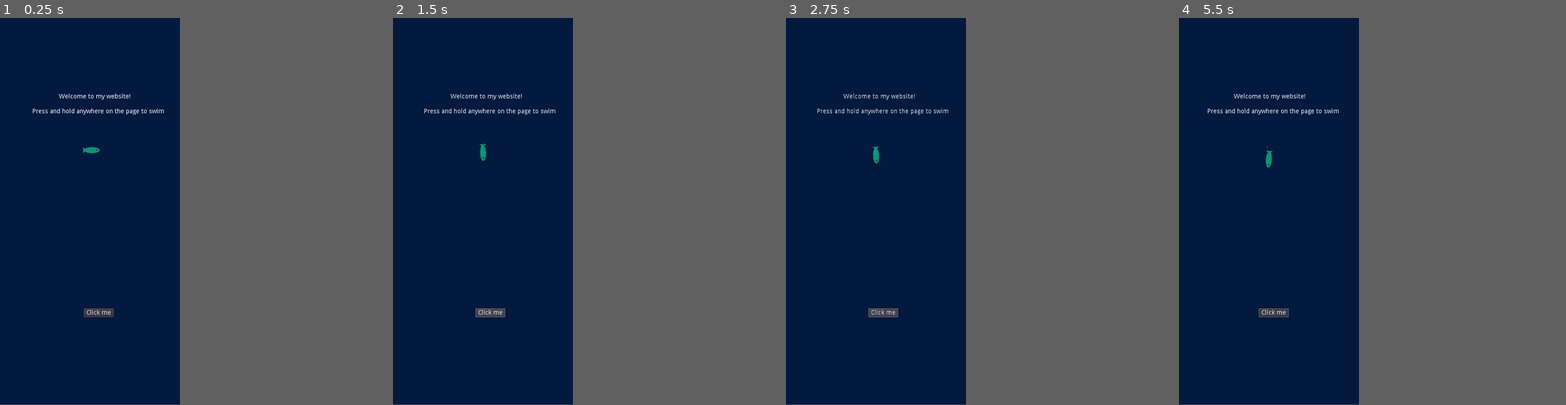
Above: before the commit, frames 1-4 (left to right).
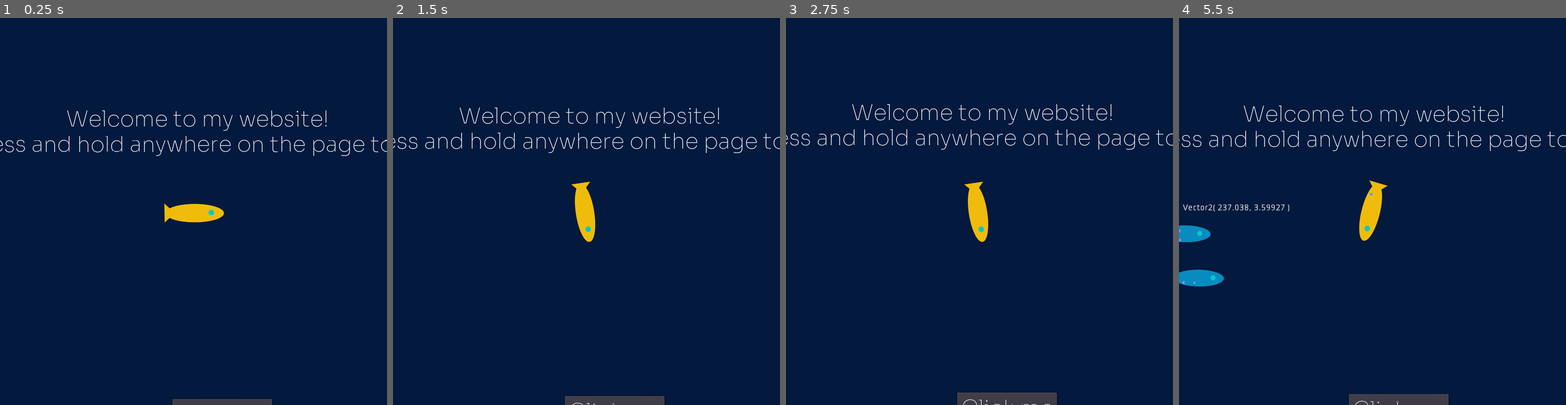
Above: after the commit, the same moments.

Repository: dchicchon/game_portfolio
Game: Godot game, scene res://Main.tscn
Two runs of this game, one before a commit and one after it. Both use one fixed random seed, a clock stepped at 60 frames per second and the inputs below.
Inputs (mouse positions are in pixels of both pictures, inside the frame that each line leads up to):
- Up to frame 1 (0.25 s): no input
- Up to frame 2 (1.5 s): click (493, 312) at 0.5 s, where only the run before the commit has a clickable "Click me"; click (489, 312) at 1.25 s, where only the run before the commit has a clickable "Click me"
- Up to frame 3 (2.75 s): click (882, 312) at 2 s, where only the run before the commit has a clickable "Click me"
- Up to frame 4 (5.5 s): move the mouse to (1306, 192) at 2.77 s; click (1306, 192) at 2.92 s; move the mouse to (1233, 230) at 3.52 s; click (1233, 230) at 3.67 s; move the mouse to (1287, 126) at 4.27 s; click (1287, 126) at 4.42 s; move the mouse to (1260, 288) at 5.02 s; click (1260, 288) at 5.17 s
In our replay, the window is 372x799 before the commit and 800x800 after it. These sizes can differ from the game's own. Grey fills any space a smaller window leaves; there, only what the larger window draws over its background counts as a difference.

The runs differ from the first frame. In frame 1, 2.7% of the frame differs, in the area x 0-100%, y 19-100%; in frame 2, 3.0%; in frame 3, 3.2%; in frame 4, 4.0%.
Error after the commit: Invalid set index 'text' (on base: 'null instance') with value of type 'String'. (res://Player.gd:13)

Commit message:
added schools of fish with direction, modularized fish scenes, currently working on school velocity and vector labeling for scenes

Diff:
--- a/portfolio_godot/Background.tscn
+++ b/portfolio_godot/Background.tscn
@@ -15,5 +15,5 @@
 
 [node name="Sprite" type="Sprite" parent="ParallaxBackground/ParallaxLayer"]
 position = Vector2( 512, 1248 )
-scale = Vector2( 2.06, 5.008 )
+scale = Vector2( 3.62, 8.80046 )
 texture = ExtResource( 1 )
--- /dev/null
+++ b/portfolio_godot/Fish.tscn
@@ -0,0 +1,91 @@
+[gd_scene load_steps=8 format=2]
+
+[ext_resource path="res://assets/eye.png" type="Texture" id=1]
+[ext_resource path="res://assets/tail.png" type="Texture" id=2]
+[ext_resource path="res://assets/body.png" type="Texture" id=3]
+
+[sub_resource type="Animation" id=1]
+length = 0.001
+tracks/0/type = "value"
+tracks/0/path = NodePath("Tail:rotation_degrees")
+tracks/0/interp = 1
+tracks/0/loop_wrap = true
+tracks/0/imported = false
+tracks/0/enabled = true
+tracks/0/keys = {
+"times": PoolRealArray( 0 ),
+"transitions": PoolRealArray( 1 ),
+"update": 0,
+"values": [ 2.0 ]
+}
+
+[sub_resource type="Animation" id=2]
+resource_name = "swim"
+loop = true
+tracks/0/type = "value"
+tracks/0/path = NodePath("Tail:rotation_degrees")
+tracks/0/interp = 1
+tracks/0/loop_wrap = true
+tracks/0/imported = false
+tracks/0/enabled = true
+tracks/0/keys = {
+"times": PoolRealArray( 0.3, 0.7, 1 ),
+"transitions": PoolRealArray( 1, 1, 1 ),
+"update": 0,
+"values": [ 5.0, -5.0, 0.0 ]
+}
+
+[sub_resource type="Shader" id=5]
+resource_name = "bubbles"
+code = "shader_type canvas_item;
+void fragment() {
+	 COLOR = texture(TEXTURE, UV); //read from texture
+	 COLOR = vec4(0.4, 0.6, 0.9, 1.0);
+}"
+
+[sub_resource type="ShaderMaterial" id=4]
+render_priority = 1
+shader = SubResource( 5 )
+
+[node name="Fish" type="Sprite"]
+position = Vector2( -1, 0 )
+scale = Vector2( 1, 0.993937 )
+offset = Vector2( -16, 0 )
+
+[node name="Body" type="Sprite" parent="."]
+position = Vector2( -15, 6.10869 )
+texture = ExtResource( 3 )
+
+[node name="Eye" type="Sprite" parent="."]
+modulate = Color( 0.0509804, 0.94902, 0.964706, 1 )
+position = Vector2( 304, -79 )
+texture = ExtResource( 1 )
+offset = Vector2( -328, 86 )
+
+[node name="Tail" type="Sprite" parent="."]
+position = Vector2( -78, 5.10869 )
+rotation = 0.0349066
+texture = ExtResource( 2 )
+offset = Vector2( 76, 2 )
+
+[node name="AnimationPlayer" type="AnimationPlayer" parent="Tail"]
+root_node = NodePath("../..")
+autoplay = "swim"
+playback_speed = 3.0
+anims/RESET = SubResource( 1 )
+anims/swim = SubResource( 2 )
+
+[node name="CPUParticles2D" type="CPUParticles2D" parent="."]
+material = SubResource( 4 )
+position = Vector2( -14, 3 )
+rotation = -1.5708
+scale = Vector2( 11.7024, -9.60349 )
+amount = 5
+lifetime = 2.0
+speed_scale = 1.75
+randomness = 0.53
+lifetime_randomness = 0.43
+emission_shape = 2
+emission_rect_extents = Vector2( 4, 1 )
+gravity = Vector2( 0, 30 )
+color = Color( 0.521569, 0.858824, 0.901961, 1 )
--- /dev/null
+++ b/portfolio_godot/KinematicBody2D.gd
@@ -0,0 +1,13 @@
+extends Node2D
+
+
+# Declare member variables here. Examples:
+# var a = 2
+# var b = "text"
+# Called when the node enters the scene tree for the first time.
+func _process():
+	global_rotation = 0
+
+# Called every frame. 'delta' is the elapsed time since the previous frame.
+#func _process(delta):
+#	pass
--- a/portfolio_godot/Link.gd
+++ b/portfolio_godot/Link.gd
@@ -1,10 +1,5 @@
 extends Control
 onready var button = get_node("Button")
-
-# Declare member variables here. Examples:
-# var a = 2
-# var b = "text"
-
 
 # Called when the node enters the scene tree for the first time.
 func _ready():
@@ -12,8 +7,7 @@
 	button.connect("pressed", self, "_button_pressed")
 
 func _button_pressed():
-	print("Hello world")
-	OS.shell_open("http://godotengine.org")
+	var _result = OS.shell_open("http://godotengine.org")
 # Called every frame. 'delta' is the elapsed time since the previous frame.
 #func _process(delta):
 #	pass
--- a/portfolio_godot/Main.gd
+++ b/portfolio_godot/Main.gd
@@ -1,15 +1,46 @@
 extends Node2D
 
+export(PackedScene) var school_scene
 
+var rng: RandomNumberGenerator = RandomNumberGenerator.new()
 var test = Vector2(1080.0, 1080.0)
+var MOBILE_SCALE = 1
+var DESKTOP_SCALE = 1.25
+
+func spawn_school():
+	var school = school_scene.instance()
+	var left_school_spawn_location = get_node("LeftSchoolPath/SchoolSpawnLocation")
+	var right_school_spawn_location = get_node("RightSchoolPath/SchoolSpawnLocation")
+	var side = rng.randi_range(0,1)
+	var velocity = Vector2(rand_range(225.0, 250.0), 0.0)
+	var direction = rand_range(-PI / 36, PI / 36)
+
+	if side == 0:
+		left_school_spawn_location.offset = randi()
+		school.position = left_school_spawn_location.position
+		direction += left_school_spawn_location.rotation
+
+	else:
+		right_school_spawn_location.offset = randi()
+		school.position = right_school_spawn_location.position
+		direction += right_school_spawn_location.rotation + PI
+
+	school.rotation = direction
+	school.set_linear_velocity(velocity.rotated(direction))
+	#school.linear_velocity = velocity.rotated(direction)
+	add_child(school)
+
+func _on_StartTimer_timeout():
+	spawn_school()
+
 
 func _ready():
+	randomize()
 	var viewport_x = get_viewport().size.x
 	var viewport_y = get_viewport().size.y
 	print(viewport_x)
 	print(viewport_y)
-	var MOBILE_SCALE = 1
-	var DESKTOP_SCALE = 2
+
 	# get current screen size
 	if viewport_x < 760:
 		print('using mobile')
--- a/portfolio_godot/Main.tscn
+++ b/portfolio_godot/Main.tscn
@@ -1,46 +1,84 @@
-[gd_scene load_steps=5 format=2]
+[gd_scene load_steps=10 format=2]
 
 [ext_resource path="res://Background.tscn" type="PackedScene" id=1]
 [ext_resource path="res://Player.tscn" type="PackedScene" id=2]
 [ext_resource path="res://Main.gd" type="Script" id=3]
 [ext_resource path="res://Link.tscn" type="PackedScene" id=4]
+[ext_resource path="res://School.tscn" type="PackedScene" id=5]
+[ext_resource path="res://new_dynamicfont.tres" type="DynamicFont" id=6]
+
+[sub_resource type="Curve2D" id=5]
+_data = {
+"points": PoolVector2Array( 0, 0, 0, 0, -359.626, 0, 0, 0, 0, 0, -202.548, 31.1595, 0, 0, 0, 0, -210.815, 13398.6, 0, 0, 0, 0, -363.759, 13398.6, 0, 0, 0, 0, -359.626, 0 )
+}
+
+[sub_resource type="Curve2D" id=6]
+_data = {
+"points": PoolVector2Array( 0, 0, 0, 0, 2056, 16, 0, 0, 0, 0, 1448, 16, 0, 0, 0, 0, 1520, 3432, 0, 0, 0, 0, 2048, 3440, 0, 0, 0, 0, 2056, 16 )
+}
+
+[sub_resource type="Theme" id=7]
+default_font = ExtResource( 6 )
 
 [node name="Game" type="Node2D"]
 script = ExtResource( 3 )
+school_scene = ExtResource( 5 )
 
 [node name="Background" parent="." instance=ExtResource( 1 )]
 position = Vector2( 788, 0 )
-scale = Vector2( 3.59971, 1.88467 )
+scale = Vector2( 5.39567, 2.82496 )
 
 [node name="Player" parent="." instance=ExtResource( 2 )]
-position = Vector2( 482, 294 )
+position = Vector2( 500, 336 )
+z_index = 1
 
-[node name="Camera2D" type="Camera2D" parent="Player"]
-position = Vector2( -79.8359, 0 )
-scale = Vector2( 1.75113, 1.67287 )
-current = true
-limit_left = 0
-limit_top = 0
-limit_right = 1020
-limit_bottom = 2500
-editor_draw_limits = true
+[node name="LeftSchoolPath" type="Path2D" parent="."]
+scale = Vector2( 1.93535, 0.256743 )
+curve = SubResource( 5 )
 
-[node name="Control" parent="." instance=ExtResource( 4 )]
+[node name="SchoolSpawnLocation" type="PathFollow2D" parent="LeftSchoolPath"]
+position = Vector2( -359.626, 0 )
+rotate = false
+
+[node name="StartTimer" type="Timer" parent="."]
+autostart = true
+
+[node name="RightSchoolPath" type="Path2D" parent="."]
+curve = SubResource( 6 )
+
+[node name="SchoolSpawnLocation" type="PathFollow2D" parent="RightSchoolPath"]
+position = Vector2( 2056, 16 )
+rotate = false
+
+[node name="UI" type="Control" parent="."]
+margin_right = 1416.0
+margin_bottom = 1216.0
+theme = SubResource( 7 )
+
+[node name="Control" parent="UI" instance=ExtResource( 4 )]
 margin_left = 465.0
 margin_top = 646.0
-margin_right = 465.0
-margin_bottom = 646.0
+margin_right = -896.0
+margin_bottom = -550.0
 
-[node name="Label" type="Label" parent="."]
-margin_left = 351.0
-margin_top = 201.0
-margin_right = 644.0
-margin_bottom = 215.0
+[node name="Welcome" type="Container" parent="UI"]
+margin_left = 265.0
+margin_top = 162.0
+margin_right = 988.0
+margin_bottom = 305.0
+
+[node name="Label3" type="Label" parent="UI/Welcome"]
+margin_left = 25.0
+margin_top = -2.0
+margin_right = 461.0
+margin_bottom = 44.0
+text = "Welcome to my website!"
+
+[node name="Label" type="Label" parent="UI/Welcome"]
+margin_left = -136.0
+margin_top = 40.0
+margin_right = 237.0
+margin_bottom = 61.0
 text = "Press and hold anywhere on the page to swim"
 
-[node name="Label2" type="Label" parent="."]
-margin_left = 410.0
-margin_top = 168.0
-margin_right = 570.0
-margin_bottom = 182.0
-text = "Welcome to my website!"
+[connection signal="timeout" from="StartTimer" to="." method="_on_StartTimer_timeout"]
--- /dev/null
+++ b/portfolio_godot/Node2D.gd
@@ -0,0 +1,5 @@
+
+extends Node2D
+
+func _process(delta):
+	global_rotation = 0;
--- a/portfolio_godot/Player.gd
+++ b/portfolio_godot/Player.gd
@@ -2,24 +2,25 @@
 
 var player_velocity = Vector2()
 var destination = Vector2()
-onready var particles = get_node("Sprite/CPUParticles2D")
+onready var particles = get_node("Fish/CPUParticles2D")
+onready var tail_animation = get_node("Fish/Tail/AnimationPlayer")
 var move_direction
 var speed = 0
 var max_speed = 110
 var acceleration = 200
 
 func _ready():
-	print("Viewport resolution is:", get_viewport_rect().size)
+	$SpeedNode/Speed.text = var2str(player_velocity)
 
-func _input(event):
-	pass
+func move_tail_animation():
+	tail_animation.play("swim")
 
 func _physics_process(delta):
 	if Input.is_mouse_button_pressed(BUTTON_LEFT):
 		destination = get_global_mouse_position()
 		if position.distance_to(destination) > 25:
+			tail_animation.play("swim")
 			particles.emitting = true
-
 			speed += acceleration * delta
 			if speed > max_speed:
 				speed = max_speed
@@ -27,12 +28,10 @@
 			look_at(destination)
 
 	else:
+		tail_animation.stop()
 		particles.emitting =false
 		speed = 0
 
-
-	#weight = min(weight + delta * 10, 1.0)
-	#rotation = lerp_angle(from, to, weight)
 	player_velocity = move_and_slide(player_velocity)
 	player_velocity.x = lerp(player_velocity.x, 0, 0.015)
 	player_velocity.y = lerp(player_velocity.y, 0, 0.015)
--- a/portfolio_godot/Player.tscn
+++ b/portfolio_godot/Player.tscn
@@ -1,39 +1,53 @@
-[gd_scene load_steps=4 format=2]
+[gd_scene load_steps=5 format=2]
 
-[ext_resource path="res://images/fish.png" type="Texture" id=1]
+[ext_resource path="res://Fish.tscn" type="PackedScene" id=1]
 [ext_resource path="res://Player.gd" type="Script" id=2]
+[ext_resource path="res://SpeedNode.gd" type="Script" id=3]
 
 [sub_resource type="CapsuleShape2D" id=1]
-radius = 12.8
+radius = 45.3429
 height = 0.0
 
 [node name="Player" type="KinematicBody2D"]
 position = Vector2( -9.62965e-35, 0 )
-scale = Vector2( 0.037577, 0.751541 )
+scale = Vector2( 0.025, 0.5 )
+collision_mask = 0
 script = ExtResource( 2 )
-__meta__ = {
-"_edit_group_": true
-}
-
-[node name="Sprite" type="Sprite" parent="."]
-position = Vector2( -50, 0 )
-scale = Vector2( 3.98296, 0.22346 )
-texture = ExtResource( 1 )
-
-[node name="CPUParticles2D" type="CPUParticles2D" parent="Sprite"]
-position = Vector2( -148.039, 2.67029e-05 )
-rotation = 4.71239
-scale = Vector2( 42.9244, -34.136 )
-amount = 5
-randomness = 0.11
-lifetime_randomness = 0.43
-emission_shape = 2
-emission_rect_extents = Vector2( 1, 1 )
-gravity = Vector2( 0, 30 )
-scale_amount = 0.25
-color = Color( 0.521569, 0.858824, 0.901961, 1 )
+player_color = Color( 0.941176, 0.647059, 0.0235294, 1 )
 
 [node name="CollisionShape2D" type="CollisionShape2D" parent="."]
-position = Vector2( 3.85186e-33, 0 )
-scale = Vector2( 40, 0.8 )
+position = Vector2( 186.284, 2.6612 )
+scale = Vector2( 40, 0.7 )
 shape = SubResource( 1 )
+
+[node name="Fish" parent="." instance=ExtResource( 1 )]
+position = Vector2( -40, 0 )
+scale = Vector2( 16.7789, 0.79001 )
+
+[node name="Body" parent="Fish" index="0"]
+self_modulate = Color( 1, 0.784314, 0.0470588, 1 )
+
+[node name="Tail" parent="Fish" index="2"]
+self_modulate = Color( 1, 0.784314, 0.0470588, 1 )
+
+[node name="Camera2D" type="Camera2D" parent="."]
+current = true
+limit_left = 0
+limit_top = 0
+limit_right = 1000
+limit_bottom = 2500
+editor_draw_limits = true
+
+[node name="SpeedNode" type="Node2D" parent="."]
+position = Vector2( -960, -56 )
+scale = Vector2( 1, 1 )
+script = ExtResource( 3 )
+
+[node name="Speed" type="Label" parent="."]
+margin_left = -1680.0
+margin_top = -72.0
+margin_right = -240.0
+margin_bottom = -42.0
+text = "testing"
+
+[editable path="Fish"]
--- /dev/null
+++ b/portfolio_godot/School.gd
@@ -0,0 +1,31 @@
+extends RigidBody2D
+
+export var color1 = Color()
+export var color2 = Color()
+export var color3 = Color()
+
+var colors = []
+
+func choose(array):
+	return array[randi() % array.size()]
+
+func _ready():
+	randomize()
+	colors.push_front(color1)
+	colors.push_front(color2)
+	colors.push_front(color3)
+	var school_color = choose(colors)
+	var school_scale = rand_range(0.1, 1)
+	var school = get_node("School")
+	for fish in school.get_children():
+		var body = fish.get_node("Body")
+		var tail = fish.get_node("Tail")
+		body.set_modulate(school_color)
+		tail.set_modulate(school_color)
+	# give the school a random scale
+	set_scale(Vector2(school_scale , school_scale))
+	var speed = get_linear_velocity()
+	$SpeedNode/Speed.text = var2str(speed)
+
+func _on_VisibilityNotifier2D_screen_exited():
+	queue_free()
--- /dev/null
+++ b/portfolio_godot/School.tscn
@@ -0,0 +1,61 @@
+[gd_scene load_steps=5 format=2]
+
+[ext_resource path="res://Fish.tscn" type="PackedScene" id=1]
+[ext_resource path="res://School.gd" type="Script" id=2]
+[ext_resource path="res://Node2D.gd" type="Script" id=3]
+
+[sub_resource type="CircleShape2D" id=1]
+radius = 128.016
+
+[node name="RigidBody2D" type="RigidBody2D"]
+collision_mask = 0
+gravity_scale = 0.0
+angular_damp = 0.0
+script = ExtResource( 2 )
+color1 = Color( 0.933333, 0.478431, 0.0352941, 1 )
+color2 = Color( 0.0470588, 0.592157, 0.517647, 1 )
+color3 = Color( 0.0352941, 0.584314, 0.8, 1 )
+
+[node name="School" type="Sprite" parent="."]
+
+[node name="Fish" parent="School" instance=ExtResource( 1 )]
+scale = Vector2( 0.36, 0.36 )
+
+[node name="Fish2" parent="School" instance=ExtResource( 1 )]
+position = Vector2( -51, -31 )
+scale = Vector2( 0.36, 0.36 )
+
+[node name="Fish3" parent="School" instance=ExtResource( 1 )]
+position = Vector2( 68, -40 )
+scale = Vector2( 0.36, 0.36 )
+
+[node name="Fish4" parent="School" instance=ExtResource( 1 )]
+position = Vector2( -28, -71 )
+scale = Vector2( 0.36, 0.36 )
+
+[node name="Fish5" parent="School" instance=ExtResource( 1 )]
+position = Vector2( 91, 33 )
+scale = Vector2( 0.36, 0.36 )
+
+[node name="Fish6" parent="School" instance=ExtResource( 1 )]
+position = Vector2( -54, 45 )
+scale = Vector2( 0.36, 0.36 )
+
+[node name="CollisionShape2D" type="CollisionShape2D" parent="."]
+position = Vector2( 13, 7 )
+shape = SubResource( 1 )
+
+[node name="VisibilityNotifier2D" type="VisibilityNotifier2D" parent="."]
+position = Vector2( -39.5, -6 )
+scale = Vector2( 18.45, 9.8 )
+
+[node name="SpeedNode" type="Node2D" parent="."]
+script = ExtResource( 3 )
+
+[node name="Speed" type="Label" parent="SpeedNode"]
+margin_left = 67.0
+margin_top = -86.0
+margin_right = 107.0
+margin_bottom = -72.0
+
+[connection signal="screen_exited" from="VisibilityNotifier2D" to="." method="_on_VisibilityNotifier2D_screen_exited"]
--- /dev/null
+++ b/portfolio_godot/SpeedNode.gd
@@ -0,0 +1,5 @@
+
+extends Node2D
+
+func _process(delta):
+	global_rotation = 0;
--- /dev/null
+++ b/portfolio_godot/new_dynamicfont.tres
@@ -0,0 +1,7 @@
+[gd_resource type="DynamicFont" load_steps=2 format=2]
+
+[ext_resource path="res://assets/fonts/Sora-Thin.ttf" type="DynamicFontData" id=1]
+
+[resource]
+size = 36
+font_data = ExtResource( 1 )
--- a/portfolio_godot/project.godot
+++ b/portfolio_godot/project.godot
@@ -16,9 +16,12 @@
 
 [display]
 
-window/size/width=400
-window/size/height=860
+window/size/width=1080
+window/size/height=1080
 window/handheld/orientation="portrait"
+window/stretch/mode="2d"
+window/stretch/aspect="expand"
+window/stretch/shrink=2.18
 
 [global]
 
Binary file added: portfolio_godot/assets/body.png
Binary file added: portfolio_godot/assets/eye.png
Not shown, added: portfolio_godot/assets/eye.png.import
Binary file added: portfolio_godot/assets/fish_body.png
Not shown, added: portfolio_godot/assets/fish_body.png.import
Binary file added: portfolio_godot/assets/fish_eye.png
Not shown, added: portfolio_godot/assets/fish_eye.png.import
Binary file added: portfolio_godot/assets/fish_tail.png
Not shown, added: portfolio_godot/assets/fish_tail.png.import
Binary file added: portfolio_godot/assets/fonts/Aldrich-Regular.ttf
Binary file added: portfolio_godot/assets/fonts/Sora-Regular.ttf
Binary file added: portfolio_godot/assets/fonts/Sora-Thin.ttf
(and 2 more such lines)
